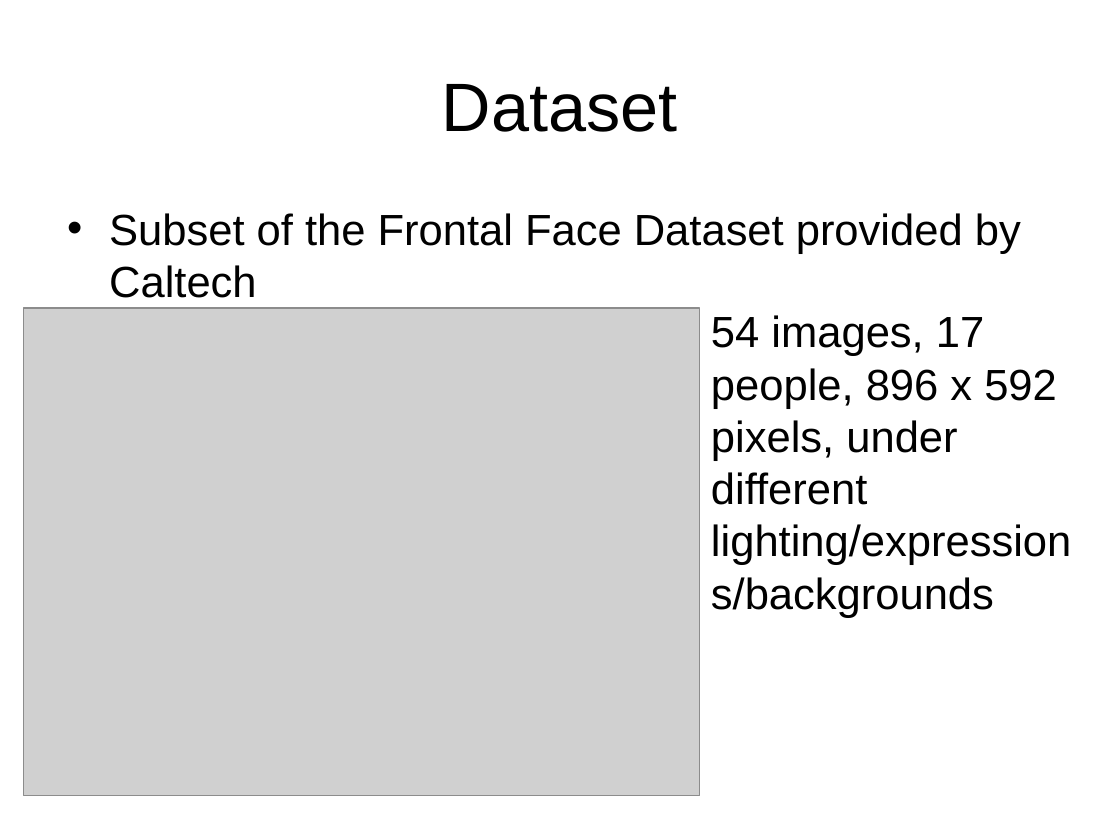
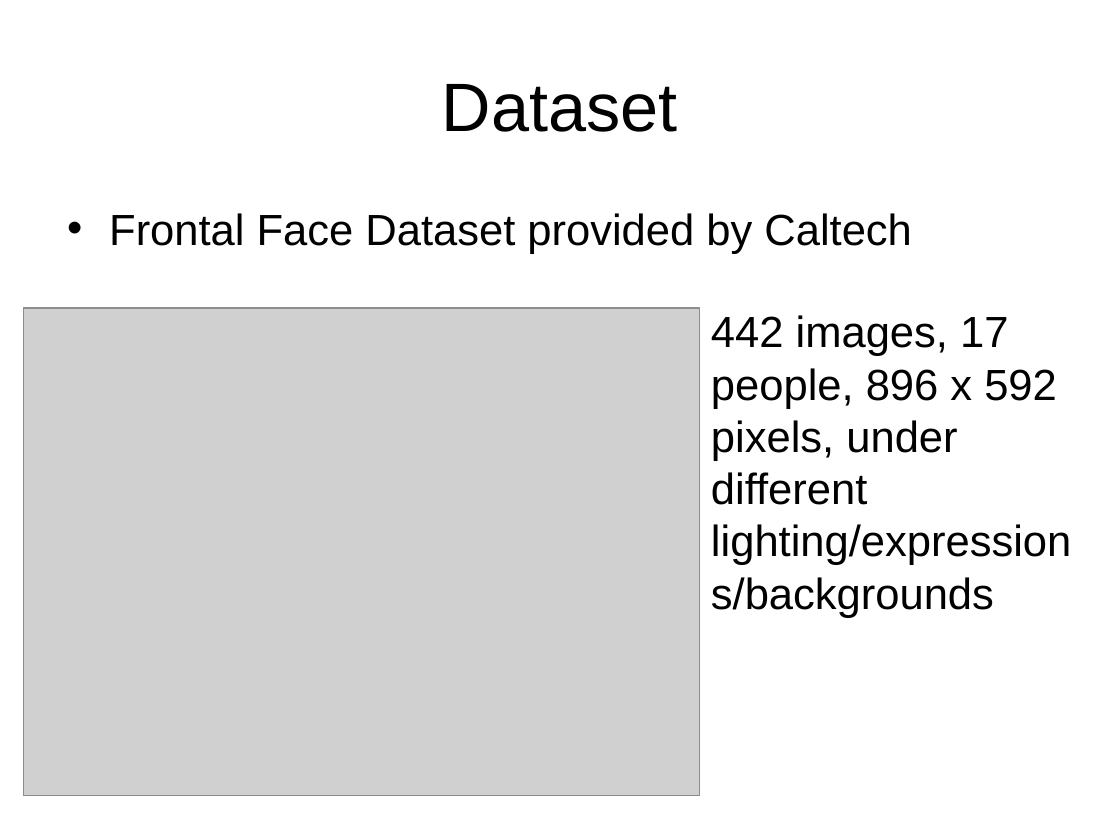
Before and after one commit to StefanSebastian/ImageProcessing, a slide deck: slide 11 of LBPFaceRecognition/Presentation.pptx (slide 10 before the commit). Drawn at 1120x840 pixels with LibreOffice and Linux fonts; fonts in the diff are those of the drawing; grey boxes stand for pictures; background and template pictures are left out. Boxes give left, top, right and bottom in pixels: in the first picture for what was removed or moved away, otherwise in the second. Text is boxed around its words. In the diff, an @@ line names an element or a change of style, - is before the commit and + after.

```diff
--- a/LBPFaceRecognition/Presentation.pptx
+++ b/LBPFaceRecognition/Presentation.pptx
@@ text at [109, 213, 912, 254]: text changed @@
-• Subset of the Frontal Face Dataset provided by Caltech
+• Frontal Face Dataset provided by Caltech
@@ text at [711, 315, 1071, 618]: text changed @@
-54 images, 17 people, 896 x 592 pixels, under different lighting/expressions/backgrounds
+442 images, 17 people, 896 x 592 pixels, under different lighting/expressions/backgrounds
```
Also in this commit, not shown: 1 other slide changed, 1 slide added, 6 other files.
